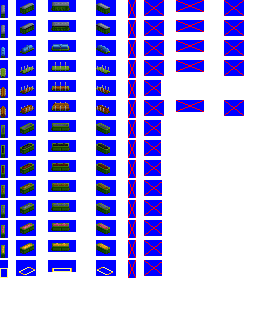
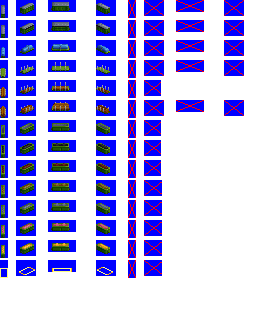
Two versions of the same layered image (256 x 320). Layer-by-layer changes:
painted on "logs" over [1, 108, 108, 117]
painted on "loads" over [2, 144, 107, 253]
painted on "wagons" over [1, 2, 110, 258]
